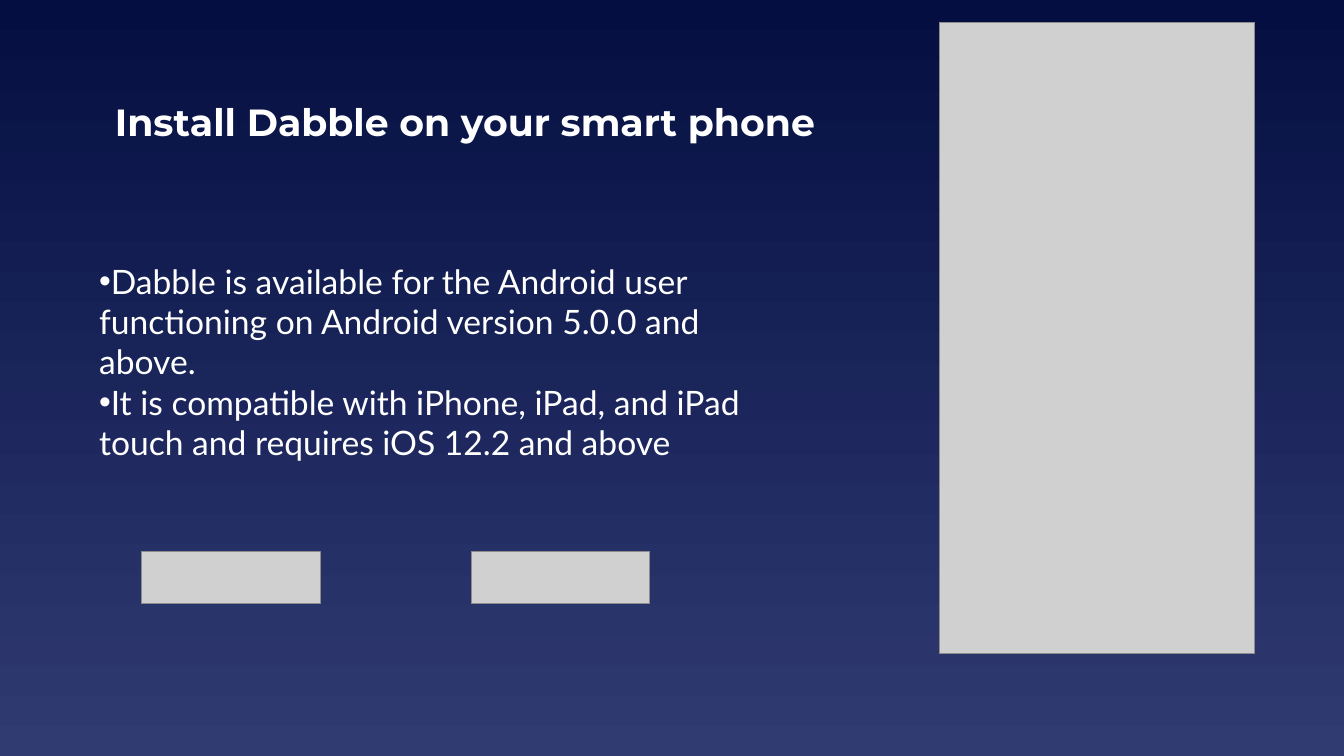
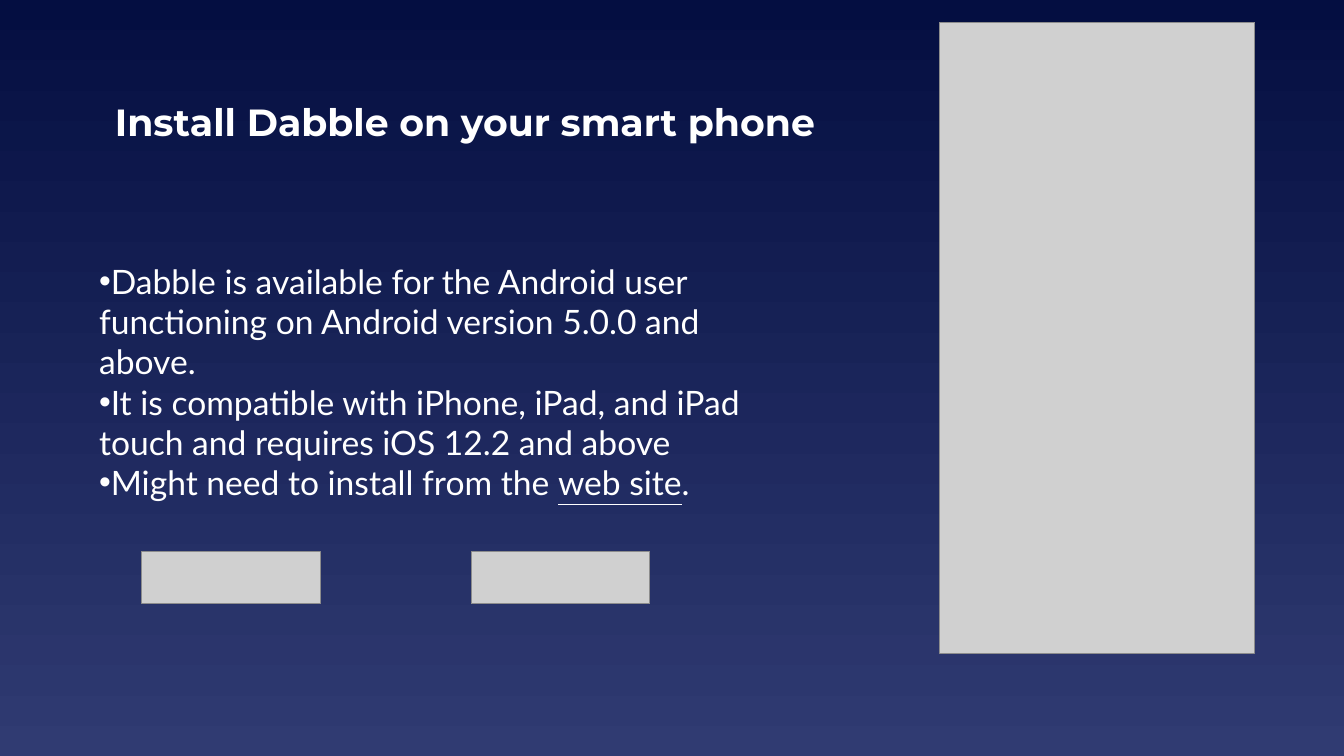
Before and after one commit to EELabMan/Arduino-9-Bluetooth, a slide deck: slide 16 of UTA EE Labs - Bluetooth.pptx. Drawn at 1344x756 pixels with LibreOffice and Linux fonts; fonts in the diff are those of the drawing; grey boxes stand for pictures. Boxes give left, top, right and bottom in pixels: in the first picture for what was removed or moved away, otherwise in the second. Text is boxed around its words. In the diff, an @@ line names an element or a change of style, - is before the commit and + after.

```diff
--- a/UTA EE Labs - Bluetooth.pptx
+++ b/UTA EE Labs - Bluetooth.pptx
@@ text at (111, 470, 689, 501): paragraph added @@
+• Might need to install from the web site.
```
Also in this commit, not shown: 5 other slides changed.
